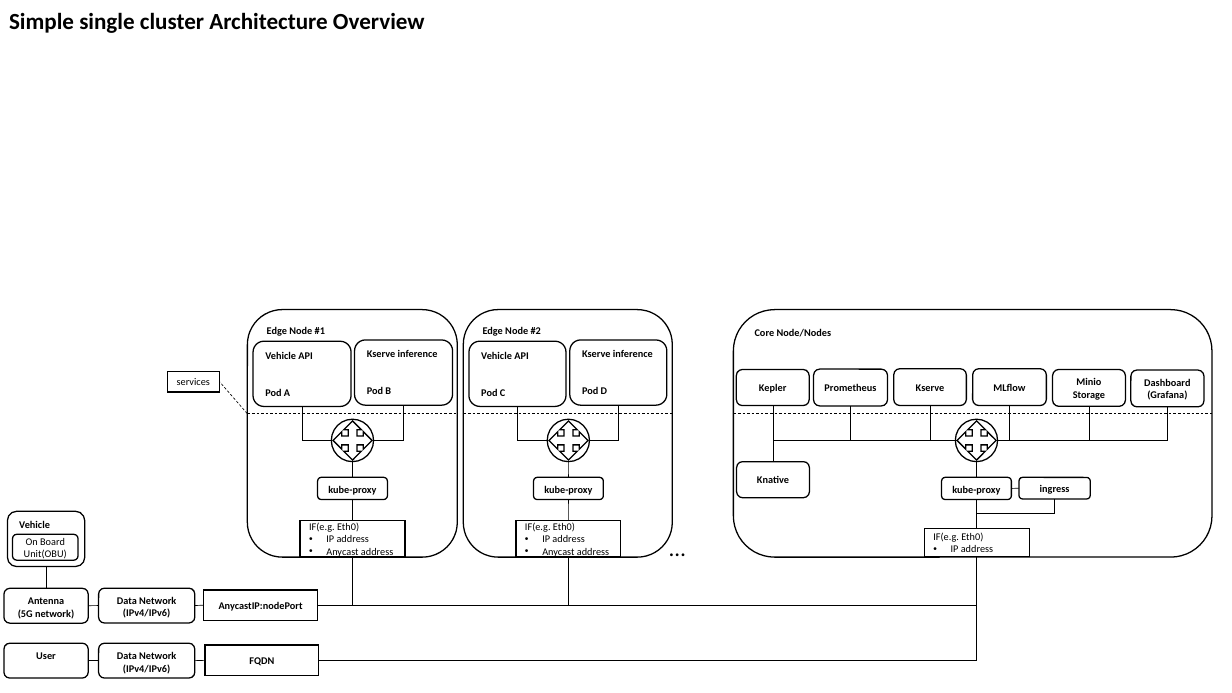
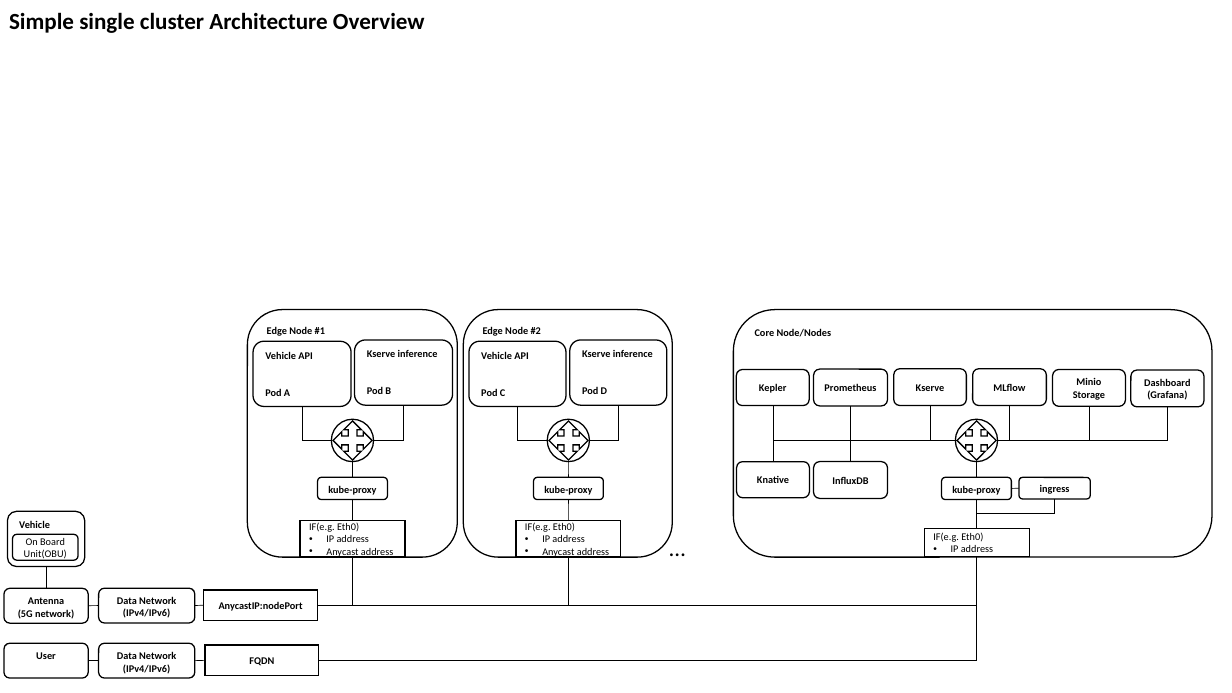
Before and after one commit to 5uperpalo/success6g-edge, a slide deck: slide 2 of img/success6g_edge_architecture.pptx. Drawn at 1232x693 pixels with LibreOffice and Linux fonts; fonts in the diff are those of the drawing. Boxes give left, top, right and bottom in pixels: in the first picture for what was removed or moved away, otherwise in the second. Text is boxed around its words. In the diff, an @@ line names an element or a change of style, - is before the commit and + after.

```diff
--- a/img/success6g_edge_architecture.pptx
+++ b/img/success6g_edge_architecture.pptx
@@ rectangle removed at [167, 372, 220, 393] @@
-services
@@ line removed from (248, 414) to (220, 382) @@
@@ line removed from (248, 414) to (457, 414) @@
@@ line removed from (464, 414) to (674, 414) @@
@@ line removed from (734, 414) to (1213, 414) @@
@@ elbow line added from (956, 441) to (851, 462), #000000 0.5 pt @@
@@ rounded rectangle added at [814, 462, 888, 499], outline #000000 1 pt, 8 pt, text #000000, bold @@
+InfluxDB
```
Also in this commit, not shown: 9 other slides changed, 2 slides added, 3 slides removed, 17 other files.
